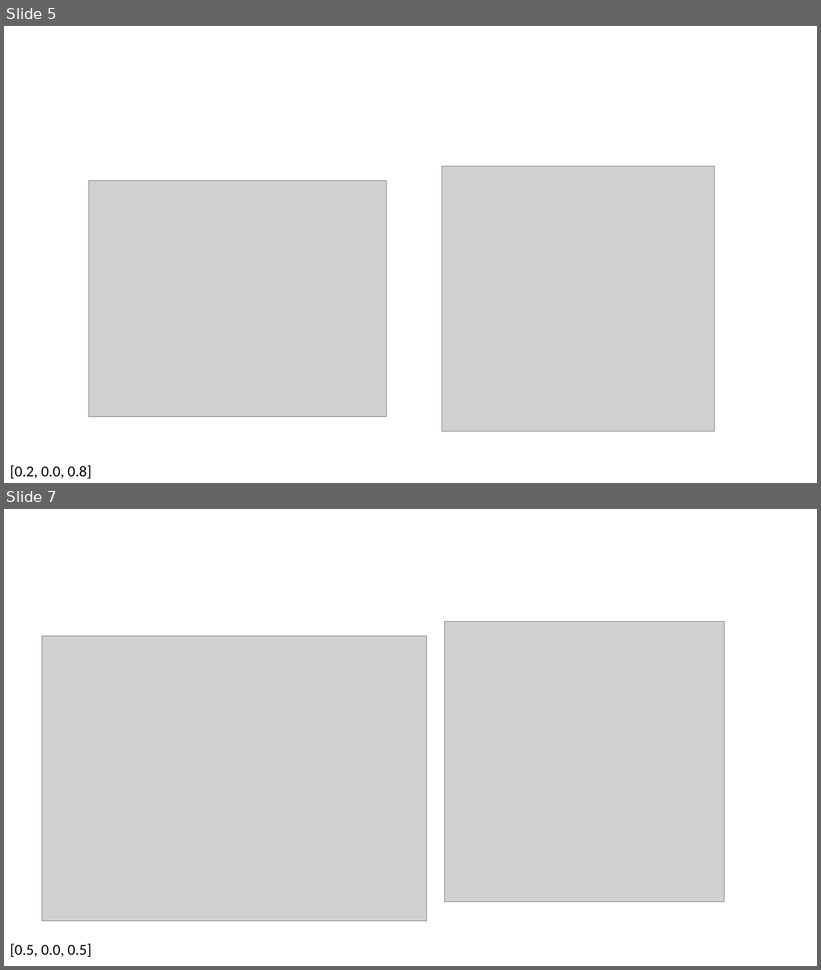
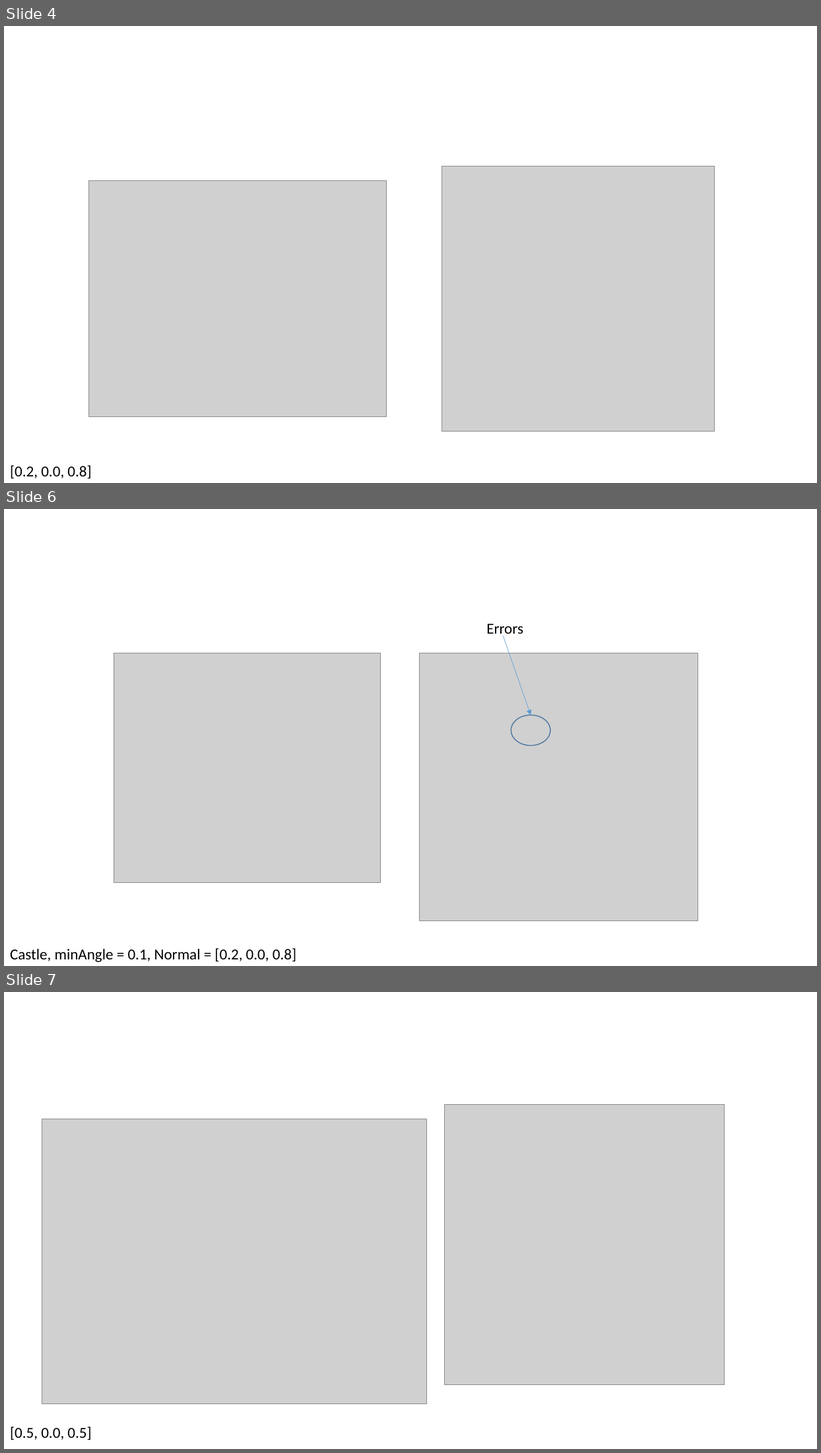
Before and after one commit to DesignEngrLab/TVGL, a slide deck: TVGLTest/Silhouette Tests/Silhouette Tests.pptx. Shown one above the other, each under a label of ours: slides 5 and 7 before the commit, slides 4, 6 and 7 after it; the slides between them are not shown. The pictures are 821x970 and 821x1453 pixels, drawn with LibreOffice and Linux fonts; fonts in the diff are those of the drawing; grey boxes stand for pictures. Boxes give left, top, right and bottom in pixels: in the first picture for what was removed or moved away, otherwise in the second. Text is boxed around its words. In the diff, an @@ line names an element or a change of style, - is before the commit and + after.

Commit message:
I think I fixed the silhouette function. It (mostly) passed my initial set of tests. It had some trouble with castle, but was successfull on the rest.

```diff
--- a/TVGLTest/Silhouette Tests/Silhouette Tests.pptx
+++ b/TVGLTest/Silhouette Tests/Silhouette Tests.pptx
@@ slide 6 added at box(4, 509, 817, 966), background #FFFFFF @@
@@ text added at box(486, 624, 523, 638), 18 pt, text #000000 @@
+Errors
@@ arrow added from (503, 636) to (531, 715), #5B9BD5 0.5 pt @@
@@ picture added at box(114, 654, 380, 883) @@
@@ picture added at box(420, 654, 698, 921) @@
@@ ellipse added at box(512, 715, 550, 746), outline #43739E 1 pt @@
@@ text added at box(10, 949, 296, 962), 18 pt, text #000000 @@
+Castle, minAngle = 0.1, Normal = [0.2, 0.0, 0.8]
@@ what was slide 5 is now slide 4 @@
```
Also in this commit, not shown: 2 slides changed, 1 other slide added, 2 slides removed, 1 other file.
